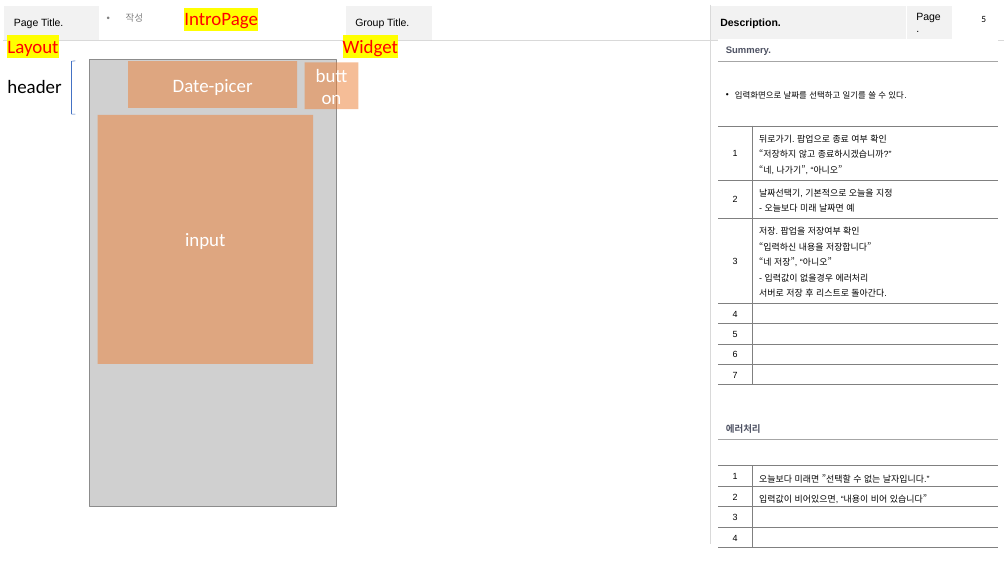
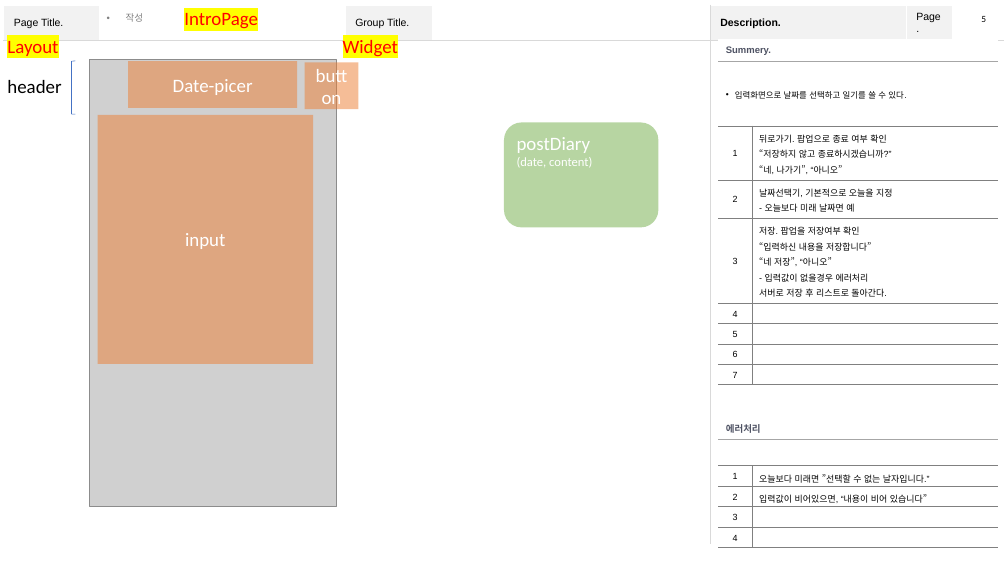
Before and after one commit to do-ockhyun/flutter-gym, a slide deck: slide 5 of 2.설계/UI - Page, Layout, Widget/분석.pptx. Drawn at 1008x567 pixels with LibreOffice and Linux fonts; fonts in the diff are those of the drawing; grey boxes stand for pictures. Boxes give left, top, right and bottom in pixels: in the first picture for what was removed or moved away, otherwise in the second. Text is boxed around its words. In the diff, an @@ line names an element or a change of style, - is before the commit and + after.

```diff
--- a/2.설계/UI - Page, Layout, Widget/분석.pptx
+++ b/2.설계/UI - Page, Layout, Widget/분석.pptx
@@ rounded rectangle added at (x1=504, y1=123, x2=659, y2=228), fill #70AD47 at 50% opacity, 12 pt, text #FFFFFF @@
+postDiary
+(date, content)
```
Also in this commit, not shown: 4 other slides changed, 1 other file.
